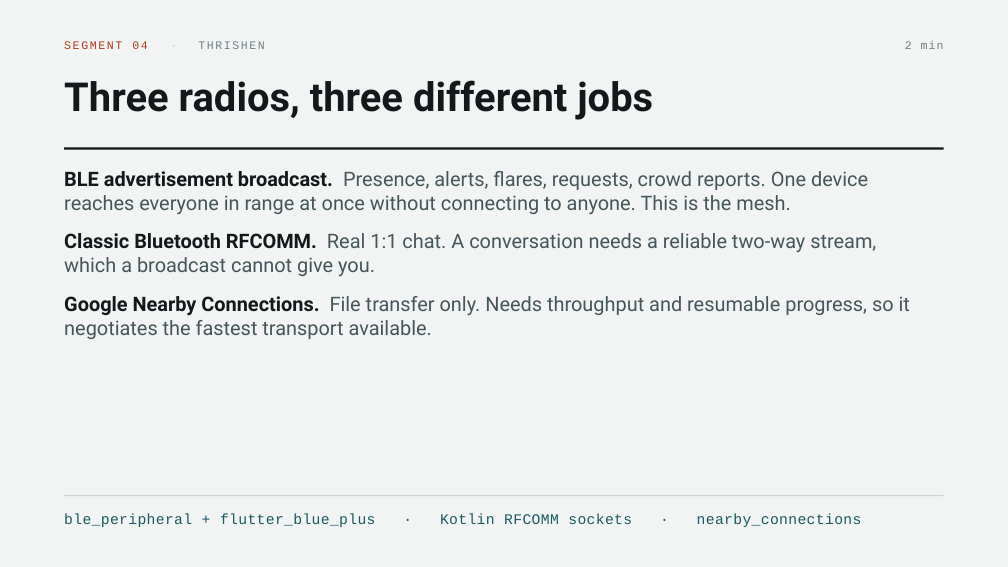
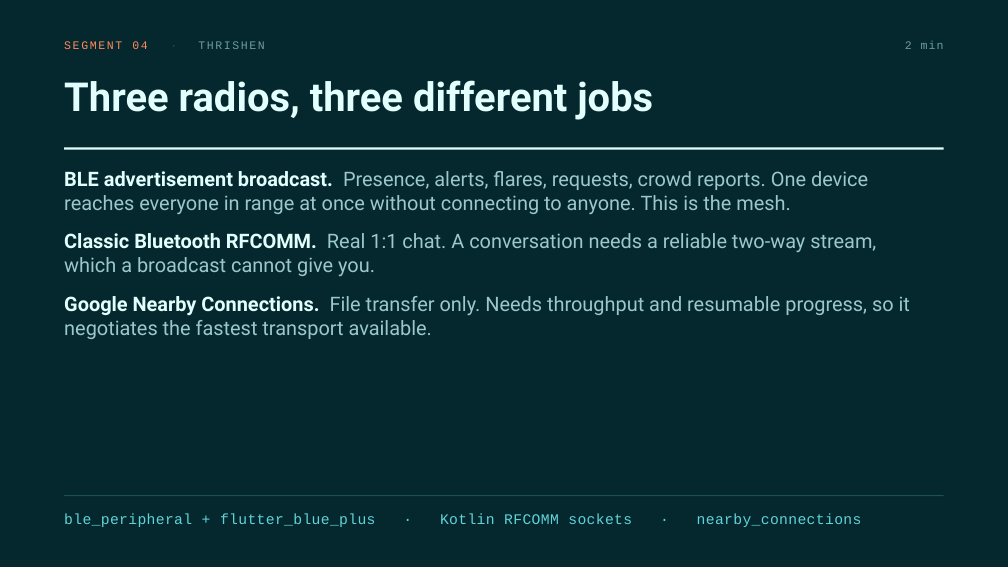
Before and after one commit to victorSam-Ehumadu/Hops_Project, a slide deck: slide 12 of docs/Group 18 Presentation.pptx (slide 11 before the commit). Drawn at 1008x567 pixels with LibreOffice and Linux fonts; fonts in the diff are those of the drawing. Boxes give left, top, right and bottom in pixels: in the first picture for what was removed or moved away, otherwise in the second. Text is boxed around its words. In the diff, an @@ line names an element or a change of style, - is before the commit and + after.

```diff
--- a/docs/Group 18 Presentation.pptx
+++ b/docs/Group 18 Presentation.pptx
@@ background #F1F4F3 to #04282D @@
@@ text "SEGMENT 04 · THRISHEN" at [64,41,265,49]: text colour #B23A1E to #FF8A5C in "SEGMENT 04"; text colour #C9D3D1 to #1C5059 in "·"; text colour #6F8085 to #6E9BA0 in "THRISHEN" @@
@@ text "2 min" at [905,41,944,49]: text colour #6F8085 to #6E9BA0 @@
@@ text "Three radios, three different jobs" at [64,80,653,120]: text colour #13181A to #E2FFFE @@
@@ rectangle at [64,147,944,150]: fill #13181A to #E2FFFE @@
@@ text "BLE advertisement broadcast. Presence, alerts, ..." at [64,171,910,339]: text colour #13181A to #E2FFFE in "BLE advertisement broadcast.", "Classic Bluetooth RFCOMM.", "Google Nearby Connections."; text colour #46555A to #9CC8CC in "Presence, alerts, flares, requests, crowd reports. One ...", "Real 1:1 chat. A conversation needs a ...", "File transfer only. Needs throughput and resumable ..." @@
@@ rectangle at [64,495,944,496]: fill #C9D3D1 to #1C5059 @@
@@ text "ble_peripheral + flutter_blue_plus · Kotlin ..." at [64,514,862,527]: text colour #1A5A60 to #5FD3D8 @@
```
Also in this commit, not shown: 31 other slides changed, 6 slides added, 1 slide removed, 1 other file.
